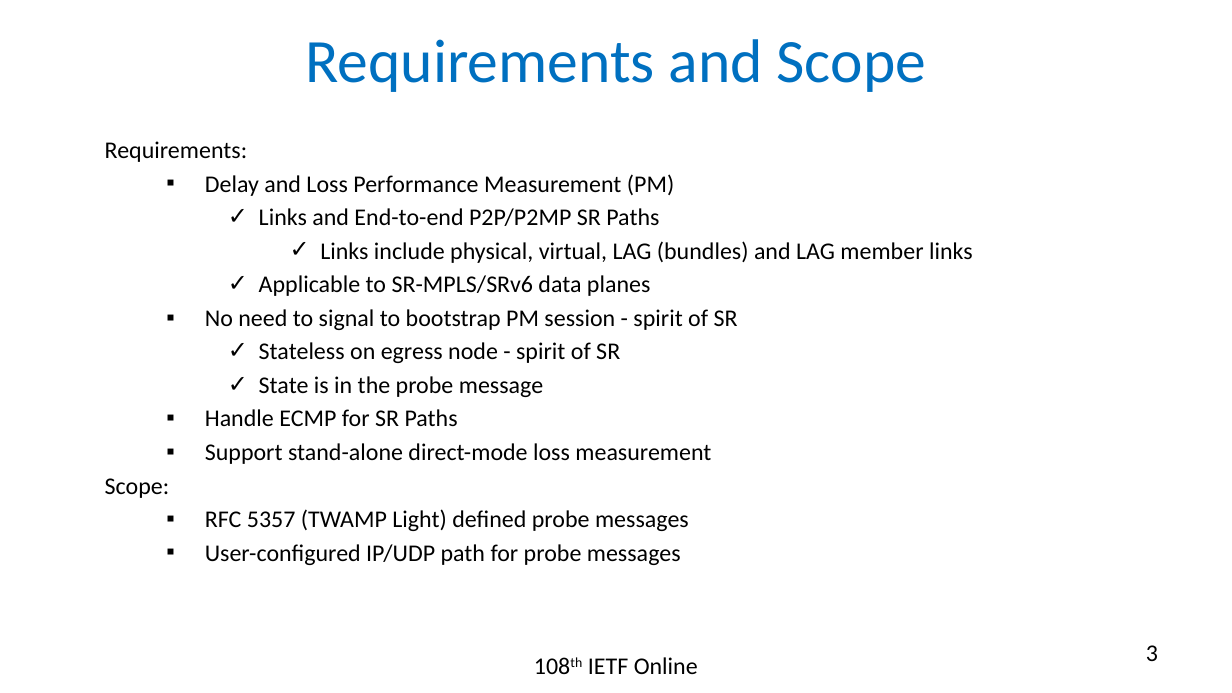
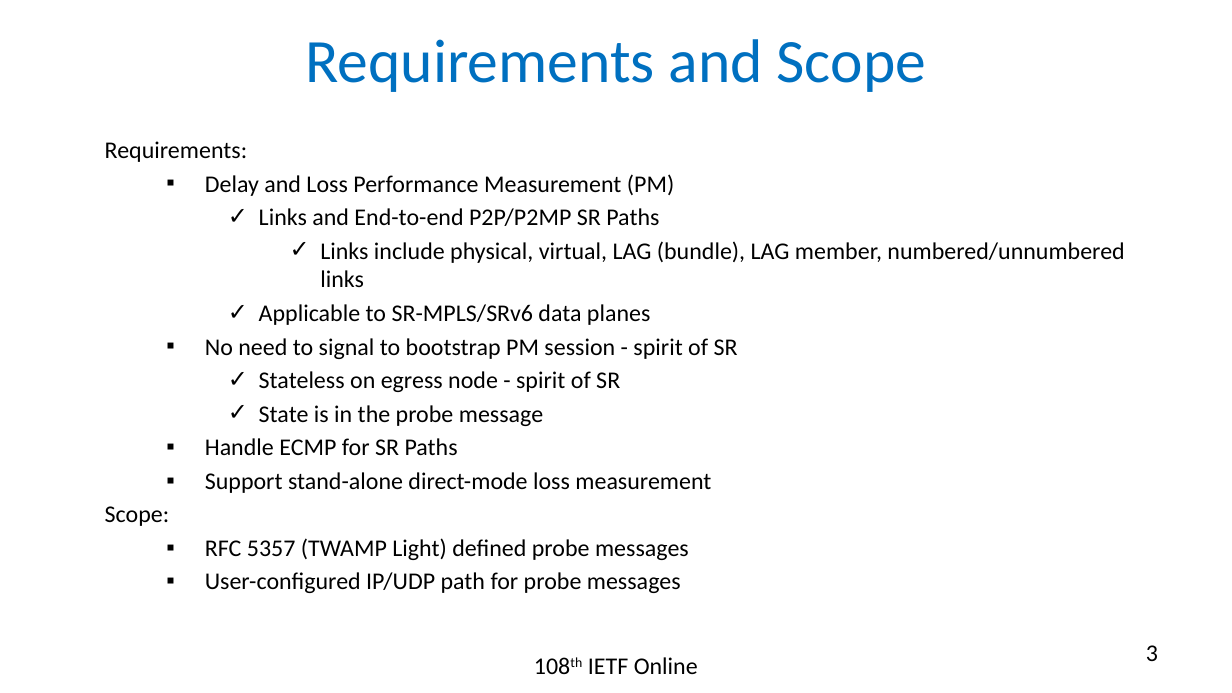
Before and after one commit to rakgandhi/ietf-slides, a slide deck: slide 3 of draft-gandhi-spring-twamp-srpm-10.pptx. Drawn at 1232x693 pixels with LibreOffice and Linux fonts; fonts in the diff are those of the drawing. Boxes give left, top, right and bottom in pixels: in the first picture for what was removed or moved away, otherwise in the second. Text is boxed around its words. In the diff, an @@ line names an element or a change of style, - is before the commit and + after.

```diff
--- a/draft-gandhi-spring-twamp-srpm-10.pptx
+++ b/draft-gandhi-spring-twamp-srpm-10.pptx
@@ text at bbox=[320, 241, 1124, 287]: text changed @@
-      ✓ Links include physical, virtual, LAG (bundles) and LAG member links
+      ✓ Links include physical, virtual, LAG (bundle), LAG member, numbered/unnumbered links
```
Also in this commit, not shown: 1 other slide changed, 1 other file.
